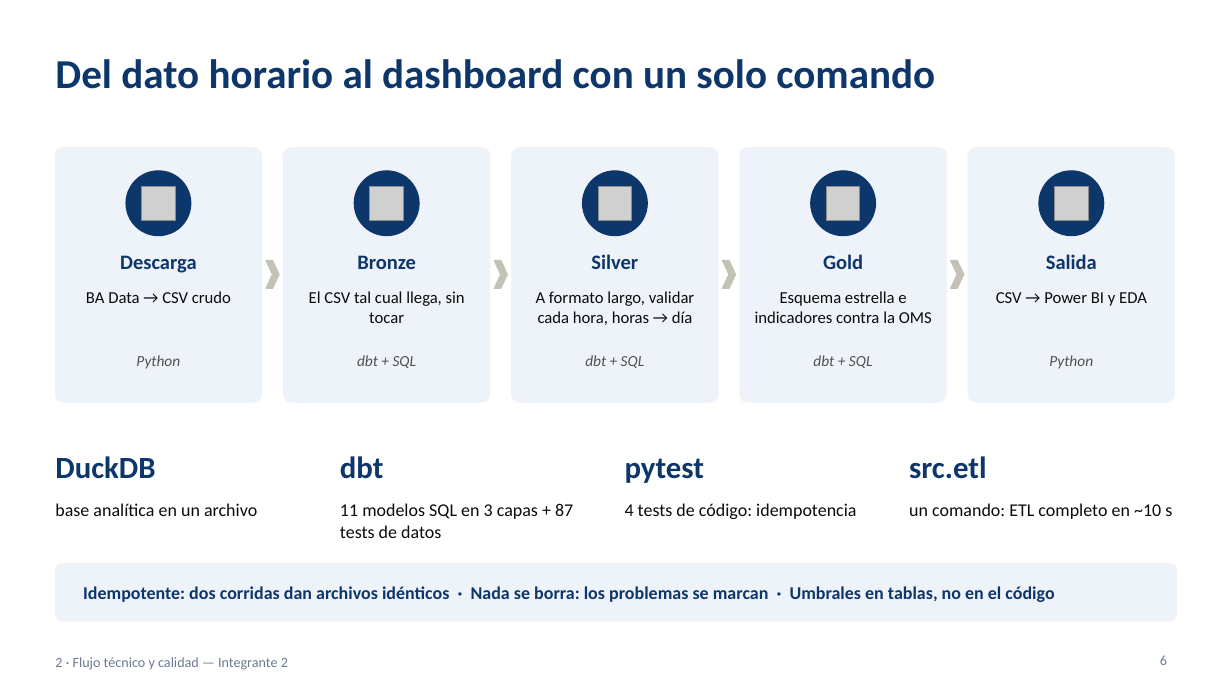
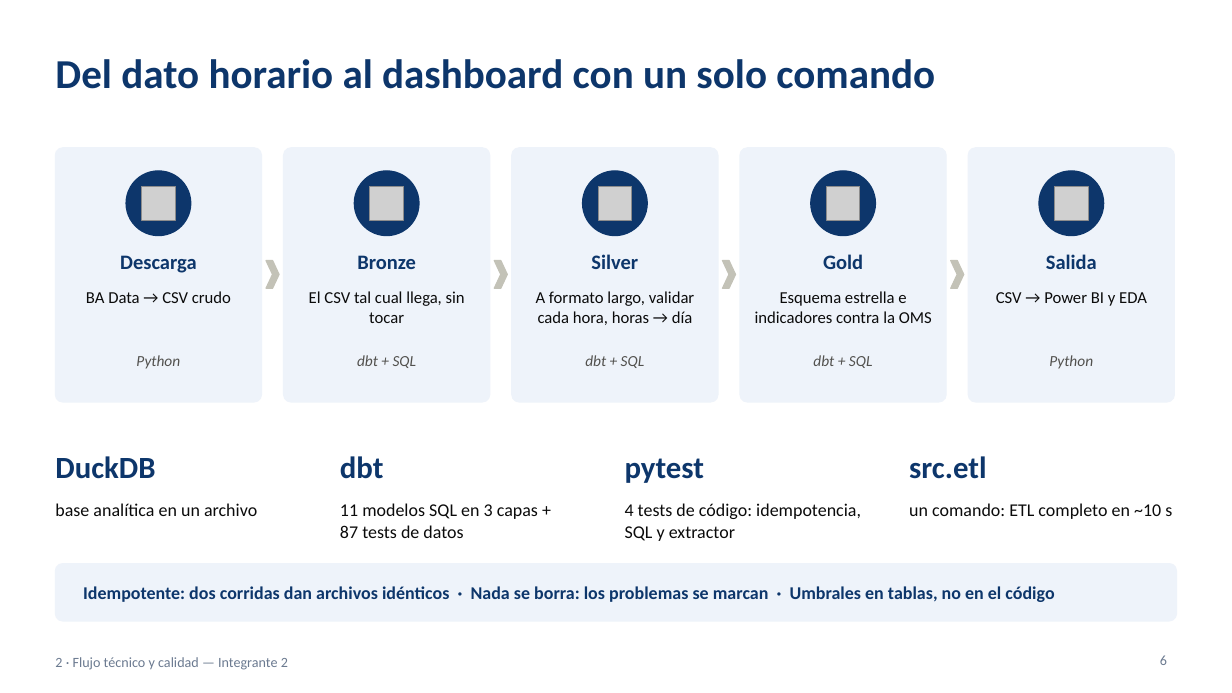
Before and after one commit to ezequielmaranda/nox-ciudad, a slide deck: slide 6 of presentacion/presentacion_tp_aire_oms.pptx. Drawn at 1232x693 pixels with LibreOffice and Linux fonts; fonts in the diff are those of the drawing; grey boxes stand for pictures. Boxes give left, top, right and bottom in pixels: in the first picture for what was removed or moved away, otherwise in the second. Text is boxed around its words. In the diff, an @@ line names an element or a change of style, - is before the commit and + after.

```diff
--- a/presentacion/presentacion_tp_aire_oms.pptx
+++ b/presentacion/presentacion_tp_aire_oms.pptx
@@ text "11 modelos SQL en 3 ..." rewrapped from box(340, 503, 573, 538) to box(340, 503, 538, 538) @@
@@ text at box(625, 503, 861, 541): text changed @@
-4 tests de código: idempotencia
+4 tests de código: idempotencia, SQL y extractor
```
Also in this commit, not shown: 20 other slides changed, 1 other file.
